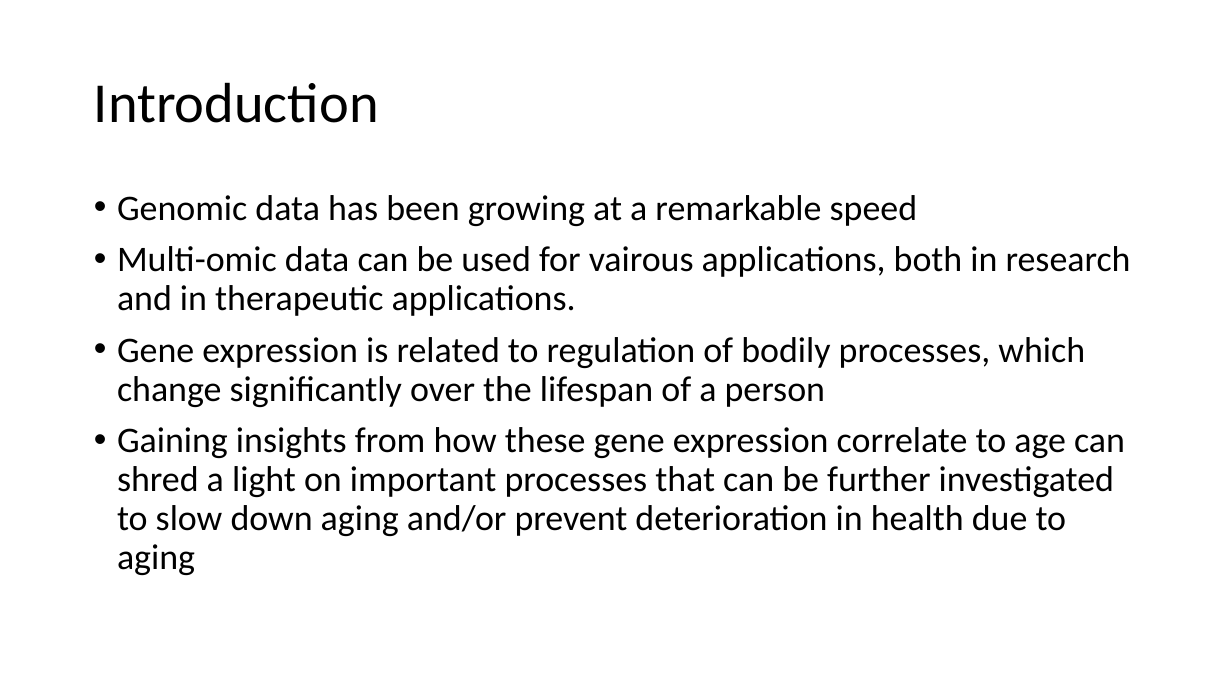
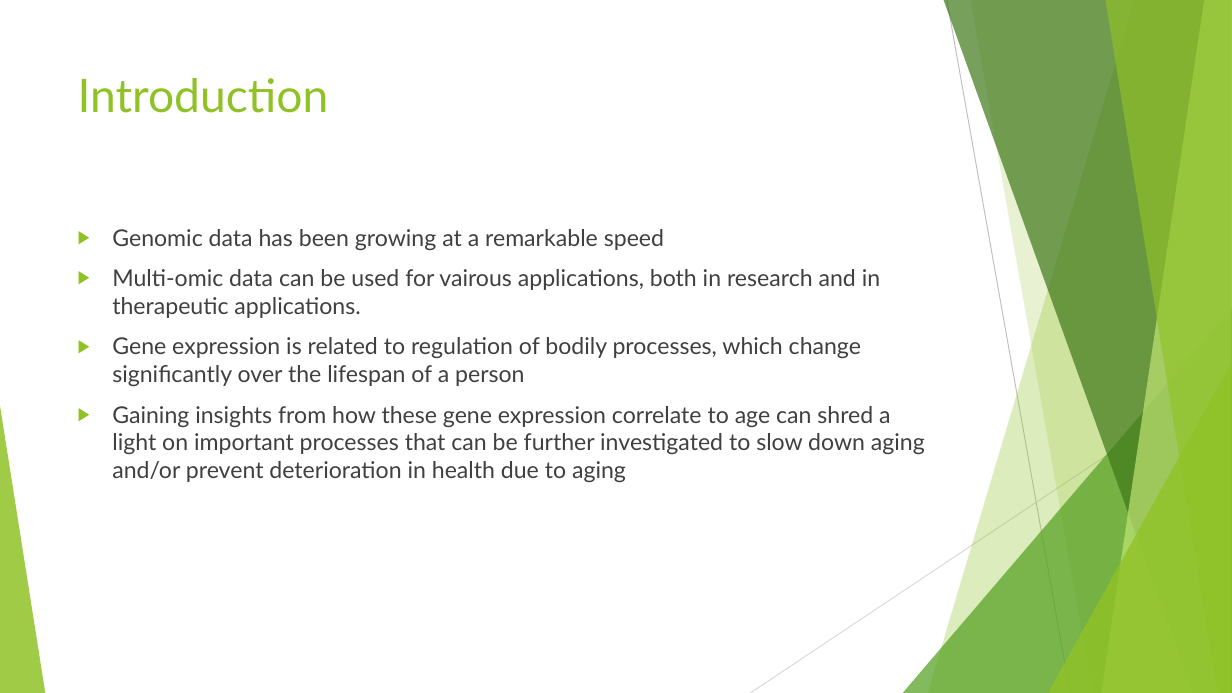
Before and after one commit to phanlinh94/age-prediction-model, a slide deck: slide 2 of Presentation1.pptx. Drawn at 1232x693 pixels with LibreOffice and Linux fonts; fonts in the diff are those of the drawing. Boxes give left, top, right and bottom in pixels: in the first picture for what was removed or moved away, otherwise in the second. Text is boxed around its words. In the diff, an @@ line names an element or a change of style, - is before the commit and + after.

```diff
--- a/Presentation1.pptx
+++ b/Presentation1.pptx
@@ title "Introduction": place and size @@
-title "Introduction" at <box>94,82,379,123</box>
+title "Introduction" at <box>78,78,329,113</box>
@@ title "Introduction" at <box>78,78,329,113</box>: size 44 to 36 pt, font Calibri to Lato, text colour #000000 to #90C226; line spacing 0.9 to 1; vertical alignment middle to top @@
@@ text "Genomic data has been growing ...": place and size @@
-text "Genomic data has been growing ..." at <box>117,195,1131,575</box>
+text "Genomic data has been growing ..." at <box>112,229,925,482</box>
@@ text "Genomic data has been growing ..." at <box>112,229,925,482</box>: size 28 to 18 pt, font Calibri to Lato, text colour #000000 to #404040; bullet • to ▶; line spacing 0.9 to 1 @@
@@ group added at <box>0,0,1232,693</box>: 5 freeform shapes, 3 triangles, 2 lines @@
```
Also in this commit, not shown: 5 other slides changed, 4 slides added, 1 slide removed, 1 other file.
